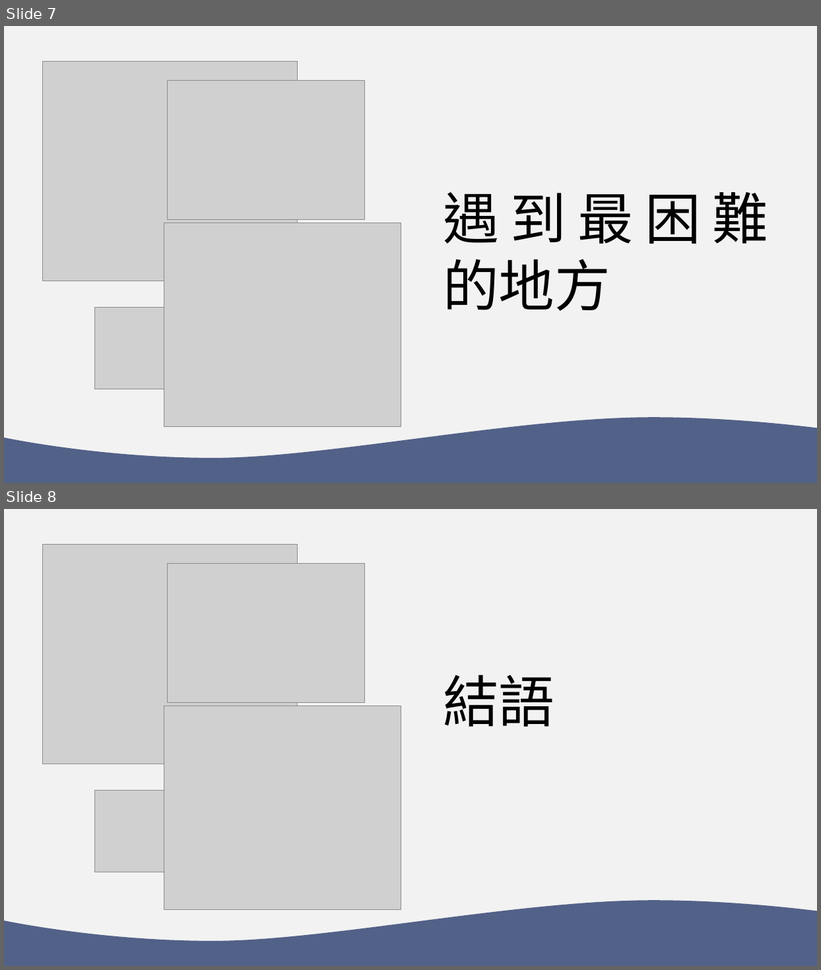
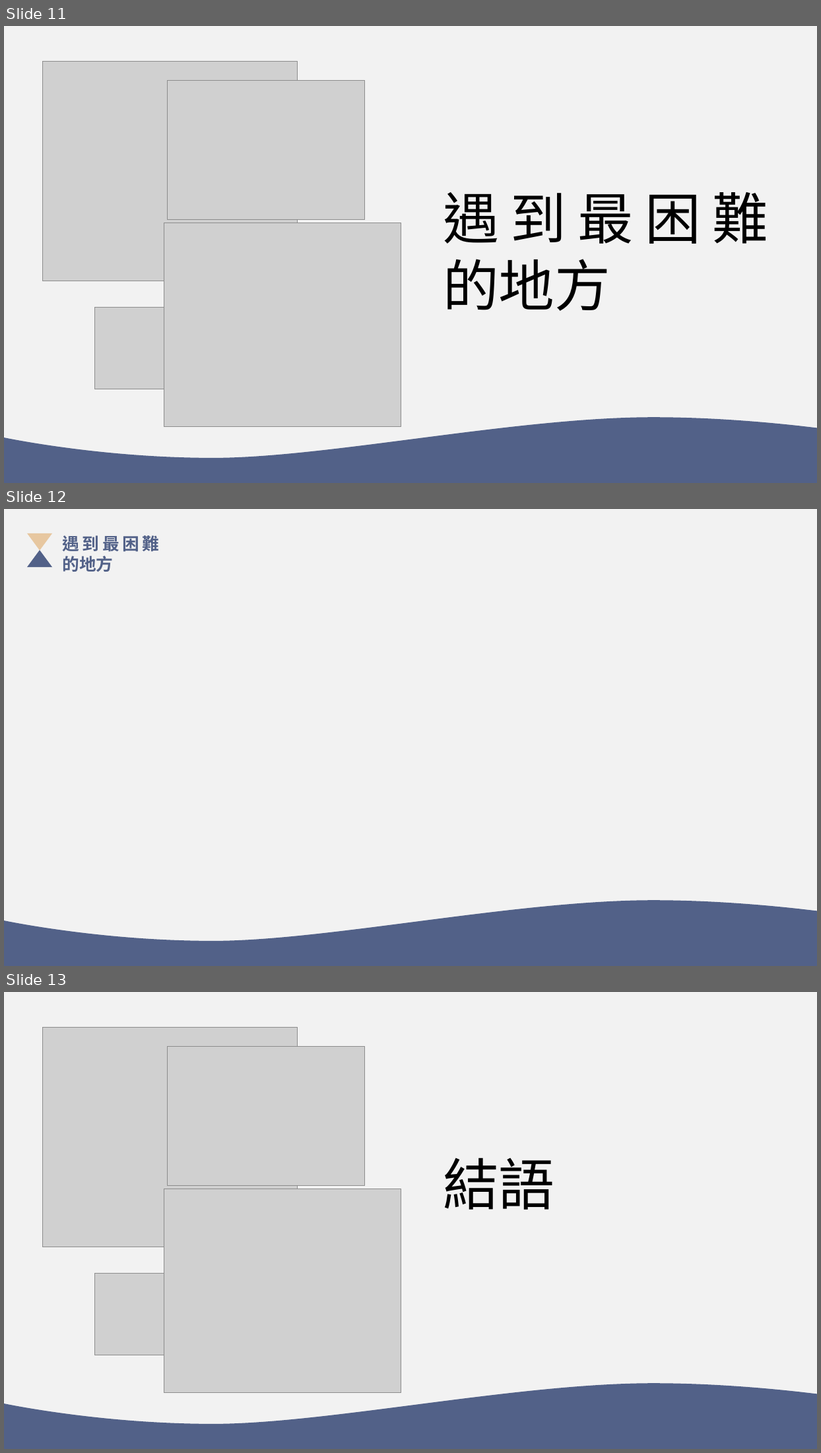
Before and after one commit to 35596035/End-of-period-project, a slide deck: 系統分析PPT.pptx. Shown one above the other, each under a label of ours: slides 7 and 8 before the commit, slides 11, 12 and 13 after it. The pictures are 821x970 and 821x1453 pixels, drawn with LibreOffice and Linux fonts; fonts in the diff are those of the drawing; grey boxes stand for pictures. Boxes give left, top, right and bottom in pixels: in the first picture for what was removed or moved away, otherwise in the second. Text is boxed around its words. In the diff, an @@ line names an element or a change of style, - is before the commit and + after.

Commit message:
ppt

```diff
--- a/系統分析PPT.pptx
+++ b/系統分析PPT.pptx
@@ slide 12 added at bbox=[4, 509, 817, 966], background #F2F2F2 @@
@@ triangle added at bbox=[27, 533, 52, 551], fill #E7C7A0 @@
@@ text added at bbox=[63, 535, 160, 572], 20 pt, text #526188, bold @@
+遇到最困難的地方
@@ triangle added at bbox=[27, 550, 52, 567], fill #526188 @@
@@ freeform shape added at bbox=[4, 900, 817, 966], fill #526188 @@
@@ what was slide 7 is now slide 11 @@
@@ what was slide 8 is now slide 13 @@
```
Also in this commit, not shown: 5 other slides added.
